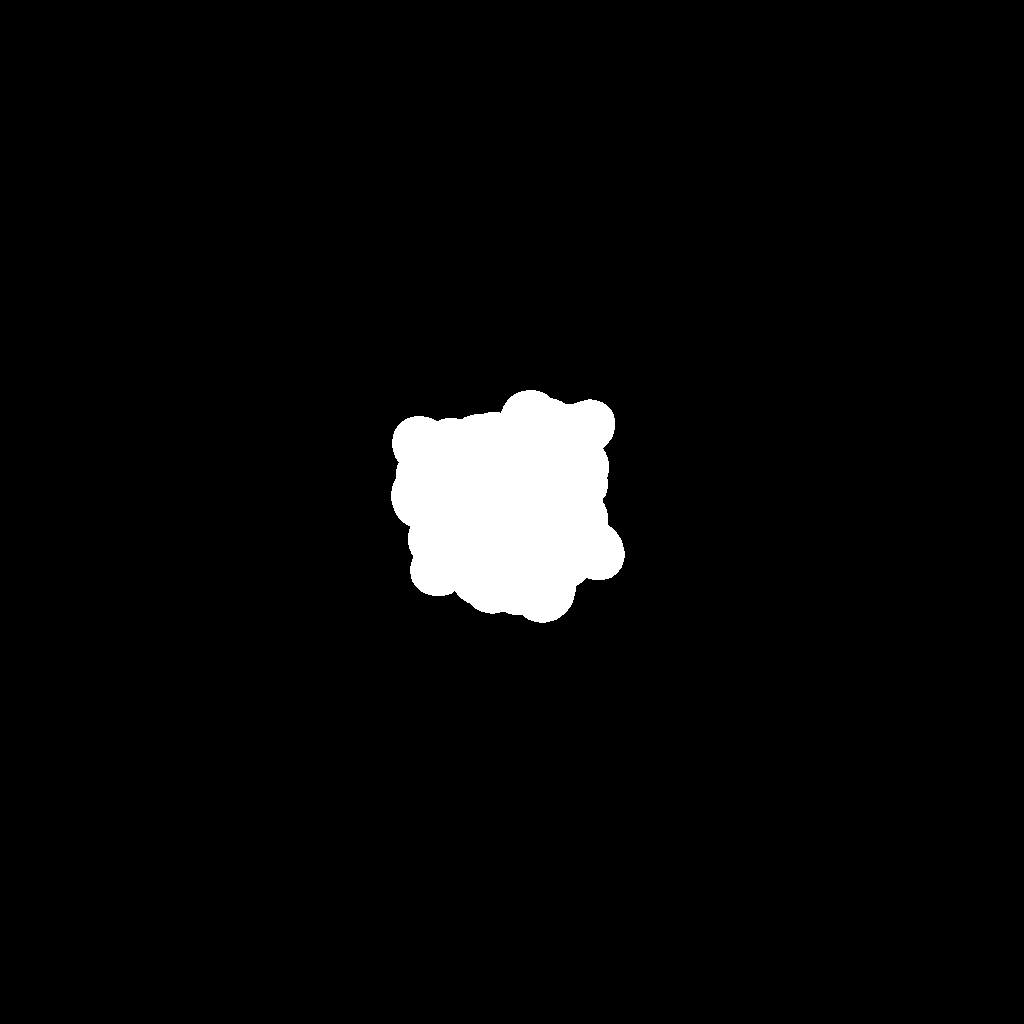
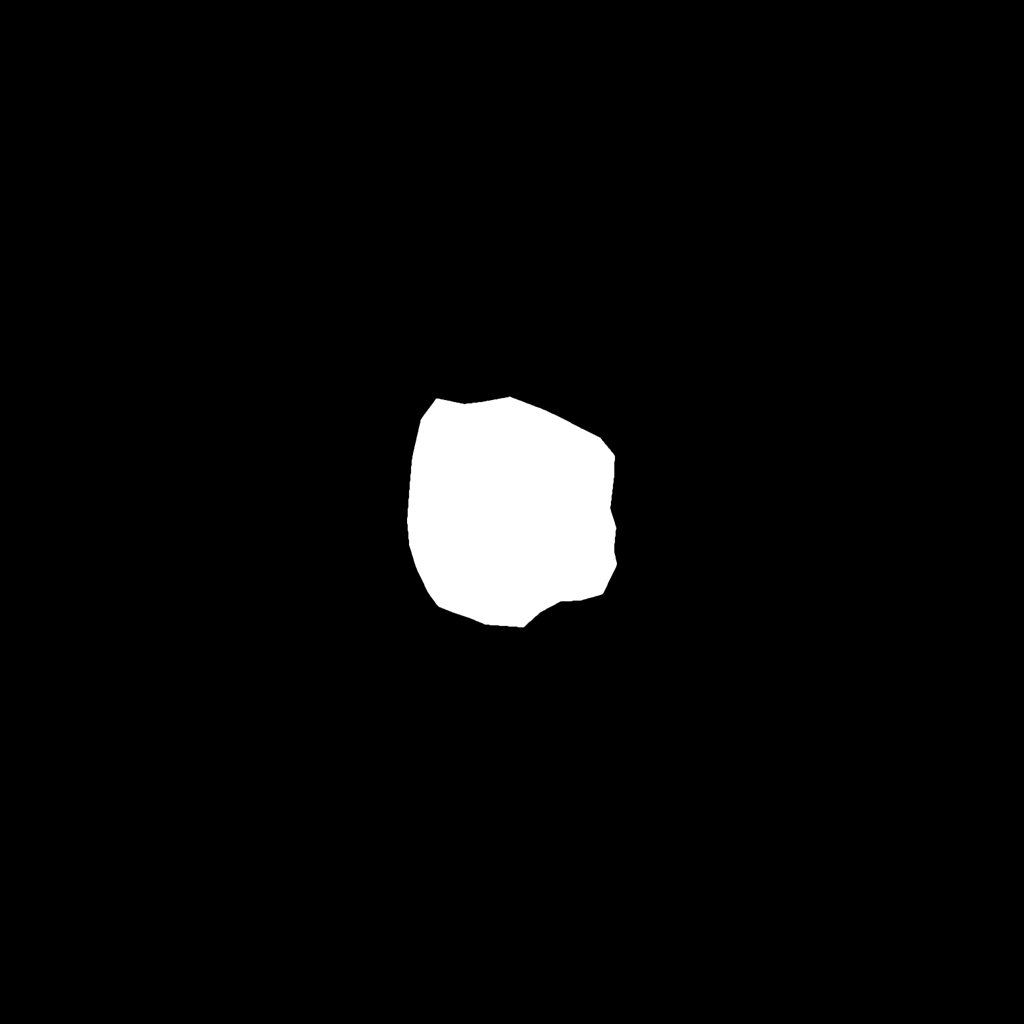
Layered file, before and after one edit (1024 x 1024). Changes by layer:
added layer "Layer 5" above "Layer 1" over [407, 396, 617, 628]
painted on "Layer 1" over [391, 390, 625, 623]
